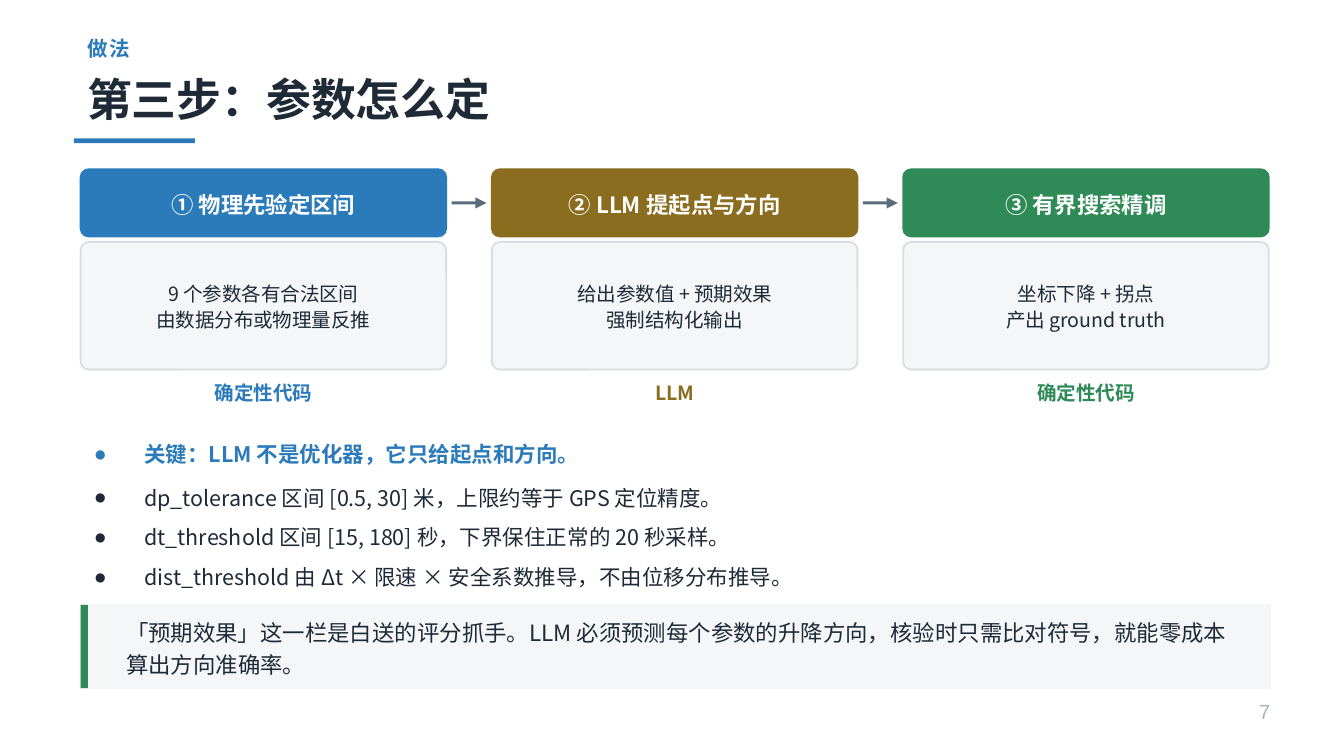
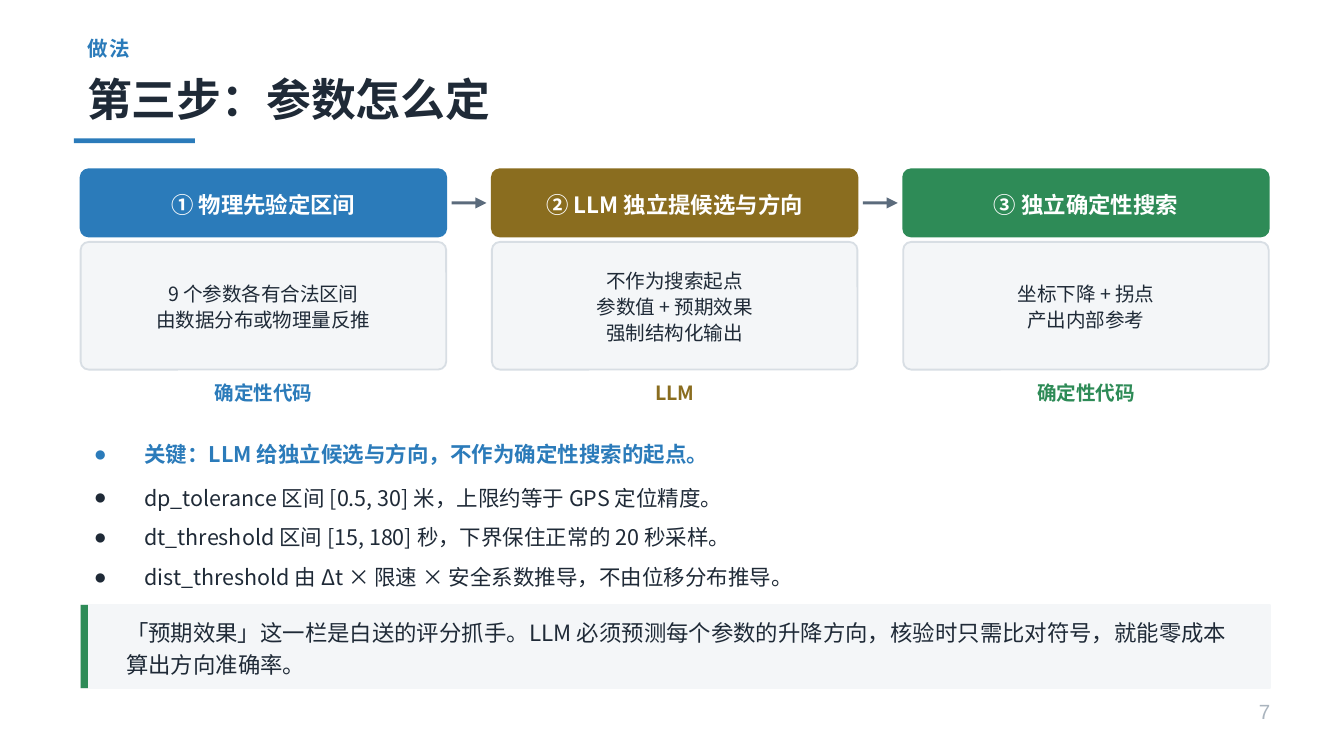
Before and after one commit to gubingren0409/Smart_Cities_and_Location_Services, a slide deck: slide 7 of 作业/基于LLM的轨迹数据清洗评估.pptx. Drawn at 1344x756 pixels with LibreOffice and Linux fonts; fonts in the diff are those of the drawing. Boxes give left, top, right and bottom in pixels: in the first picture for what was removed or moved away, otherwise in the second. Text is boxed around its words. In the diff, an @@ line names an element or a change of style, - is before the commit and + after.

```diff
--- a/作业/基于LLM的轨迹数据清洗评估.pptx
+++ b/作业/基于LLM的轨迹数据清洗评估.pptx
@@ text at box(546, 194, 803, 215): text changed @@
-② LLM 提起点与方向
+② LLM 独立提候选与方向
@@ text at box(994, 194, 1178, 215): text changed @@
-③ 有界搜索精调
+③ 独立确定性搜索
@@ text at box(597, 271, 753, 316): text changed @@
-给出参数值 + 预期效果
+不作为搜索起点
+参数值 + 预期效果
@@ text at box(1028, 310, 1145, 329): text changed @@
-产出 ground truth
+产出内部参考
@@ text at box(144, 443, 708, 465): text changed @@
-● 关键：LLM 不是优化器，它只给起点和方向。
+● 关键：LLM 给独立候选与方向，不作为确定性搜索的起点。
```
Also in this commit, not shown: 6 other slides changed, 1 slide added, 1 slide removed, 26 other files.
